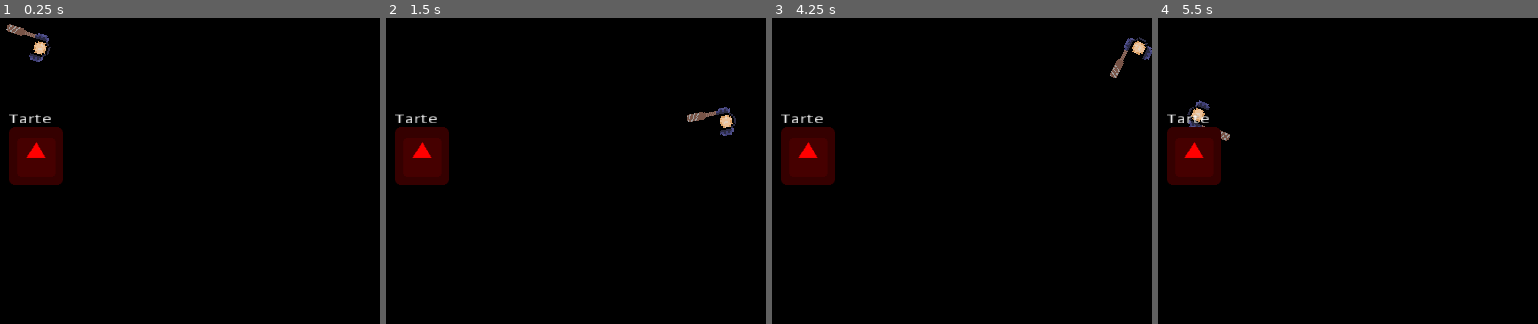
Above: before the commit, frames 1-4 (left to right).
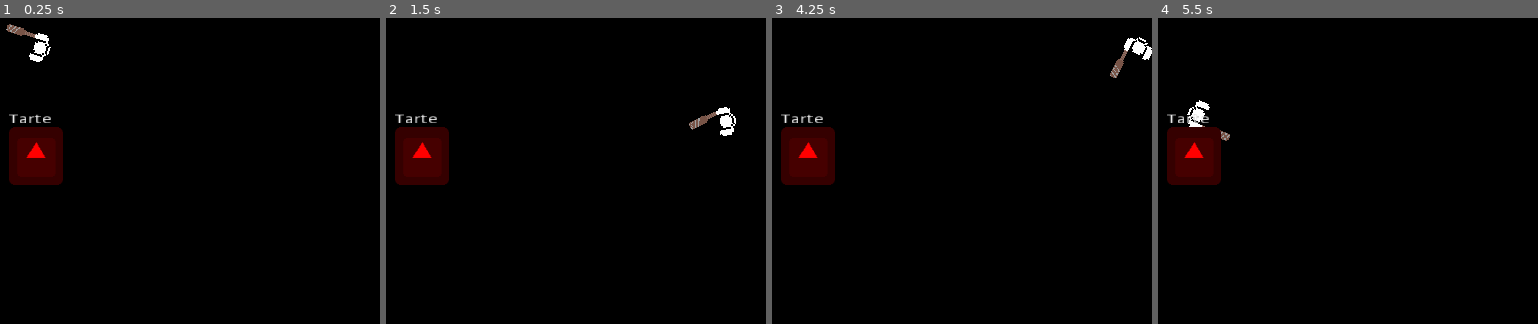
Above: after the commit, the same moments.

Repository: Ahzed11/llinux-game-jam-2022
Game: Godot game, scene res://Scenes/RoomScene.tscn
Two runs of this game, one before a commit and one after it. Both use one fixed random seed, a clock stepped at 60 frames per second and the inputs below. The engine's default icon, where the game draws it, is replaced by a stand-in: a white triangle on a blue panel in a dark square.
Inputs (mouse positions are in pixels of both pictures, inside the frame that each line leads up to):
- Up to frame 1 (0.25 s): no input
- Up to frame 2 (1.5 s): tap Enter at 0.5 s; move the mouse to (633, 146) at 0.52 s; hold D (right) 0.53-1.28 s; tap Space (action1) at 0.6, 1.35 s; move the mouse to (431, 180) at 1.27 s; hold S (down) from 1.28 s (still down)
- Up to frame 3 (4.25 s): move the mouse to (958, 94) at 2.02 s; release S (down) at 2.03 s; hold D (right) 2.03-2.78 s; tap Space (action1) at 2.1, 2.75, 2.85, 3.6 s; move the mouse to (889, 229) at 2.77 s; hold Z (up) 2.78-3.53 s; tap Enter at 3.5 s; move the mouse to (1057, 210) at 3.52 s; hold Q (left) from 3.53 s (still down)
- Up to frame 4 (5.5 s): move the mouse to (outside the picture) at 4.27 s; tap Space (action1) at 4.35, 5.1 s; move the mouse to (1321, 164) at 5.02 s; release Q (left) at 5.03 s; hold S (down) from 5.03 s (still down)

The runs differ from the first frame. In frame 1, 0.3% of the frame differs, in the area x 7-14%, y 4-15%; in frame 2, 0.5%, in the area x 79-93%, y 29-39%; in frame 3, 0.3%; in frame 4, 0.2%.

Commit message:
Player weapon swing

Diff:
--- a/Scenes/Prefabs/RoomPlayer.tscn
+++ b/Scenes/Prefabs/RoomPlayer.tscn
@@ -1,10 +1,9 @@
-[gd_scene load_steps=7 format=2]
+[gd_scene load_steps=6 format=2]
 
 [ext_resource path="res://Scripts/RoomPlayer/RoomPlayer.gd" type="Script" id=1]
 [ext_resource path="res://Sprites/chara_statique01.png" type="Texture" id=2]
 [ext_resource path="res://Scripts/RoomPlayer/RoomPlayerSprite.gd" type="Script" id=3]
 [ext_resource path="res://Scenes/Prefabs/RoomPlayerWeapon.tscn" type="PackedScene" id=4]
-[ext_resource path="res://Scripts/RoomPlayer/RoomPlayerWeapon.gd" type="Script" id=5]
 
 [sub_resource type="CircleShape2D" id=1]
 radius = 14.0
@@ -21,7 +20,6 @@
 [node name="Weapon" parent="Sprite" instance=ExtResource( 4 )]
 position = Vector2( 4, 5 )
 scale = Vector2( 0.480001, 0.480001 )
-script = ExtResource( 5 )
 
 [node name="Collision" type="CollisionShape2D" parent="."]
 shape = SubResource( 1 )
--- a/Scenes/Prefabs/RoomPlayerWeapon.tscn
+++ b/Scenes/Prefabs/RoomPlayerWeapon.tscn
@@ -1,13 +1,32 @@
-[gd_scene load_steps=3 format=2]
+[gd_scene load_steps=5 format=2]
 
 [ext_resource path="res://Sprites/baseball.png" type="Texture" id=1]
+[ext_resource path="res://Scripts/RoomPlayer/RoomPlayerWeapon.gd" type="Script" id=2]
 
 [sub_resource type="RectangleShape2D" id=2]
 extents = Vector2( 16.5, 5 )
 
+[sub_resource type="Animation" id=3]
+resource_name = "Swing"
+length = 0.3
+step = 0.05
+tracks/0/type = "value"
+tracks/0/path = NodePath(".:rotation_degrees")
+tracks/0/interp = 1
+tracks/0/loop_wrap = true
+tracks/0/imported = false
+tracks/0/enabled = true
+tracks/0/keys = {
+"times": PoolRealArray( 0, 0.15, 0.3 ),
+"transitions": PoolRealArray( 1, 1, 0.466517 ),
+"update": 0,
+"values": [ -74.1181, 0.0, 0.0 ]
+}
+
 [node name="Hitbox" type="Area2D"]
 collision_layer = 2
 collision_mask = 8
+script = ExtResource( 2 )
 
 [node name="Collision" type="CollisionShape2D" parent="."]
 position = Vector2( 16.5, 0 )
@@ -16,3 +35,6 @@
 [node name="Weapon" type="Sprite" parent="."]
 position = Vector2( 15, 2 )
 texture = ExtResource( 1 )
+
+[node name="AnimationPlayer" type="AnimationPlayer" parent="."]
+anims/Swing = SubResource( 3 )
--- a/Scripts/RoomPlayer/RoomPlayer.gd
+++ b/Scripts/RoomPlayer/RoomPlayer.gd
@@ -3,6 +3,7 @@
 class_name Player
 
 export var move_speed := 400
+
 var player_input: Vector2
 
 func _ready() -> void:
@@ -12,5 +13,6 @@
 	player_input.x = int(Input.is_action_pressed("right")) - int(Input.is_action_pressed("left"))
 	player_input.y = int(Input.is_action_pressed("down")) - int(Input.is_action_pressed("up"))
 
+
 func _physics_process(delta: float) -> void:
 	move_and_slide(player_input.normalized() * move_speed)
--- a/Scripts/RoomPlayer/RoomPlayerWeapon.gd
+++ b/Scripts/RoomPlayer/RoomPlayerWeapon.gd
@@ -1,6 +1,7 @@
 extends Area2D
 
 export var damage := 10
+onready var animation_player := $AnimationPlayer as AnimationPlayer
 
 # Called when the node enters the scene tree for the first time.
 func _ready() -> void:
@@ -10,5 +11,7 @@
 # Called every frame. 'delta' is the elapsed time since the previous frame.
 func _process(delta: float) -> void:
 	if Input.is_action_just_pressed("action1"):
+		animation_player.play("Swing")
+
 		for body in get_overlapping_bodies():
 			body.take_damage(damage)
Binary file changed: Sprites/chara_statique01.png
